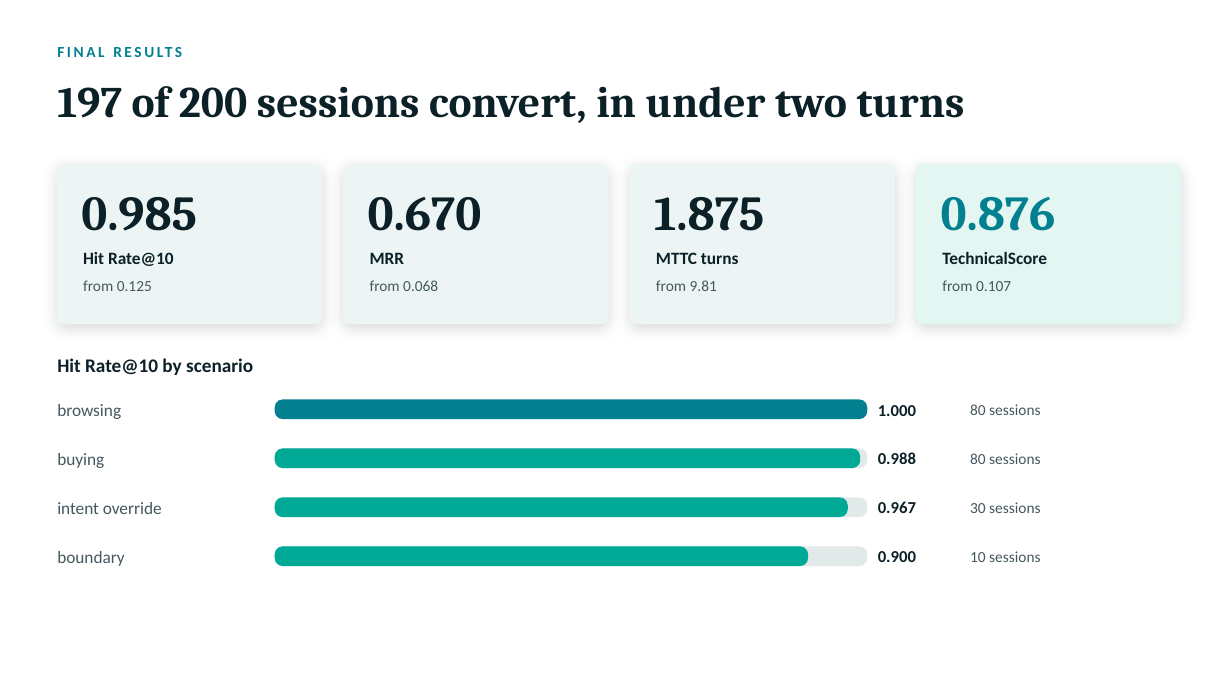
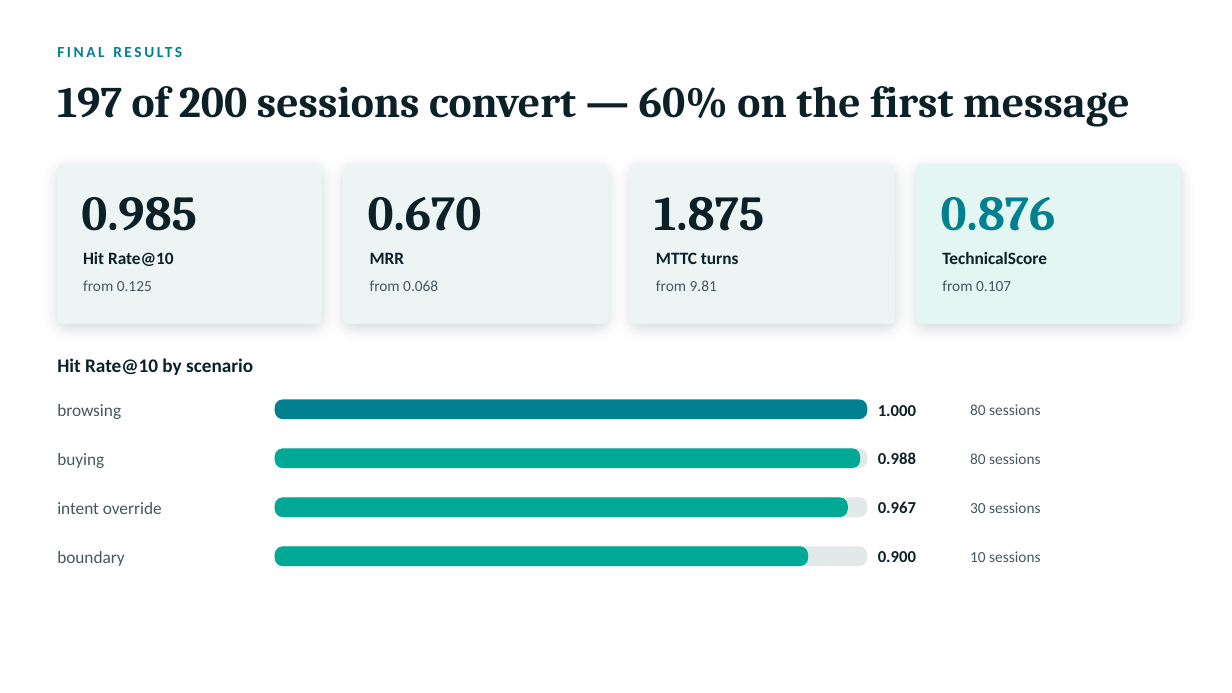
Before and after one commit to yongc0/nailong---TikTok-TechJam-2026, a slide deck: slide 9 of deck/nailong-shopping-copilot.pptx. Drawn at 1232x693 pixels with LibreOffice and Linux fonts; fonts in the diff are those of the drawing. Boxes give left, top, right and bottom in pixels: in the first picture for what was removed or moved away, otherwise in the second. Text is boxed around its words. In the diff, an @@ line names an element or a change of style, - is before the commit and + after.

```diff
--- a/deck/nailong-shopping-copilot.pptx
+++ b/deck/nailong-shopping-copilot.pptx
@@ text at <box>57,86,1130,127</box>: text changed @@
-197 of 200 sessions convert, in under two turns
+197 of 200 sessions convert — 60% on the first message
```
Also in this commit, not shown: 1 other slide changed, 4 other files.
